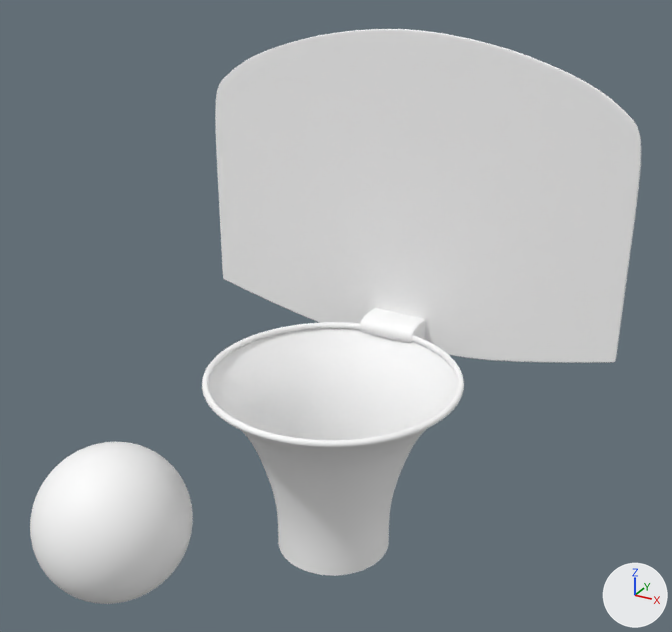
Before and after pictures for a commit that changed the Blender file Assets/untitled.blend.
Rendered twice from a 50 mm camera at (0.124, -0.232, 0.205) aimed at (0.002, -0.01, 0.094). The lights are fixed; the arrows at lower right show +X, +Y and +Z.

Objects in the first picture: 'MetalHoop', 'ball', 'board', 'net'.
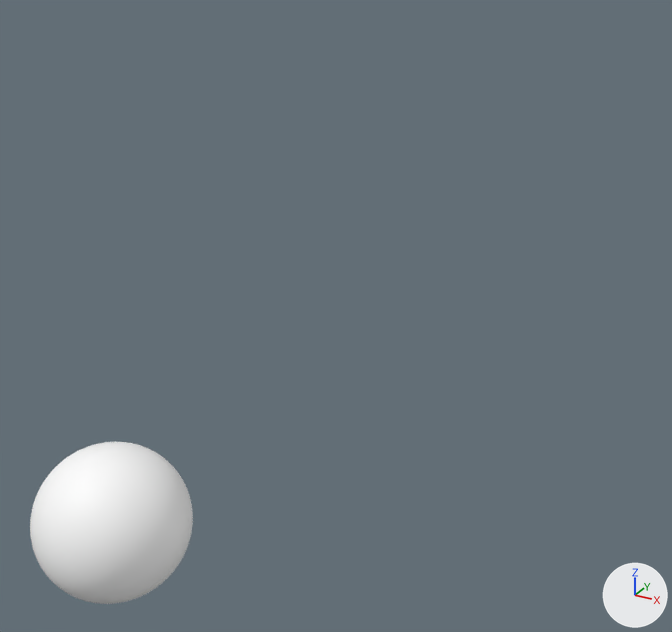
Where the newer file only moved an object's origin or applied its transform, the numbers keep the older frame.

The edits, one by one:
Object 'net' (ob_net) is deleted.
Object 'board' (ob_board) is deleted.
Object 'MetalHoop' (ob_metalhoop) is deleted.

Boxes (x1, y1, x2, y2) around the edits, measured in the pictures (672 x 632 px):
'board', deleted
    before: (215, 29, 641, 363)
'net', deleted
    before: (209, 328, 457, 576)
'MetalHoop', deleted
    before: (202, 322, 464, 448)
